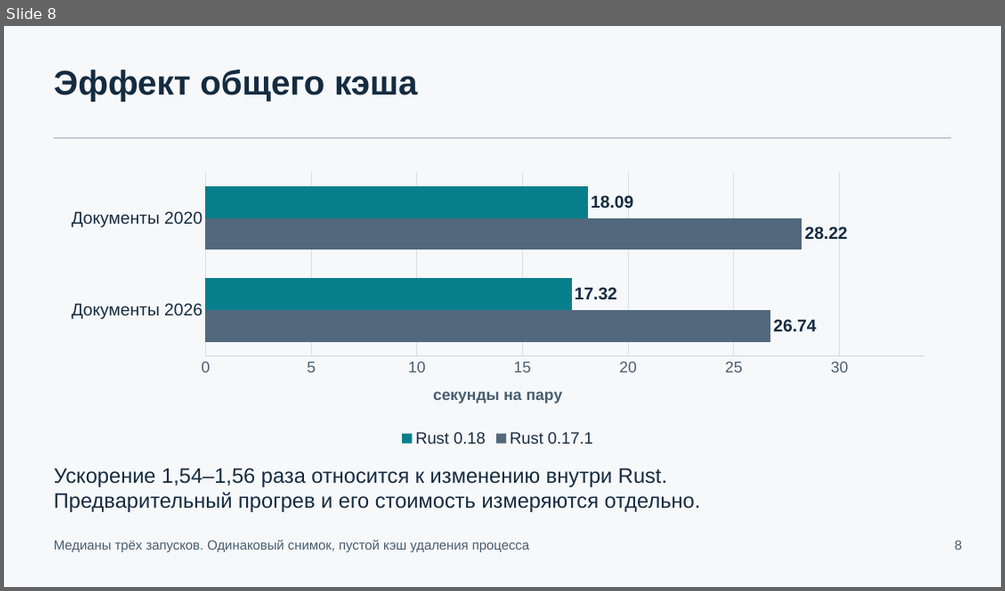
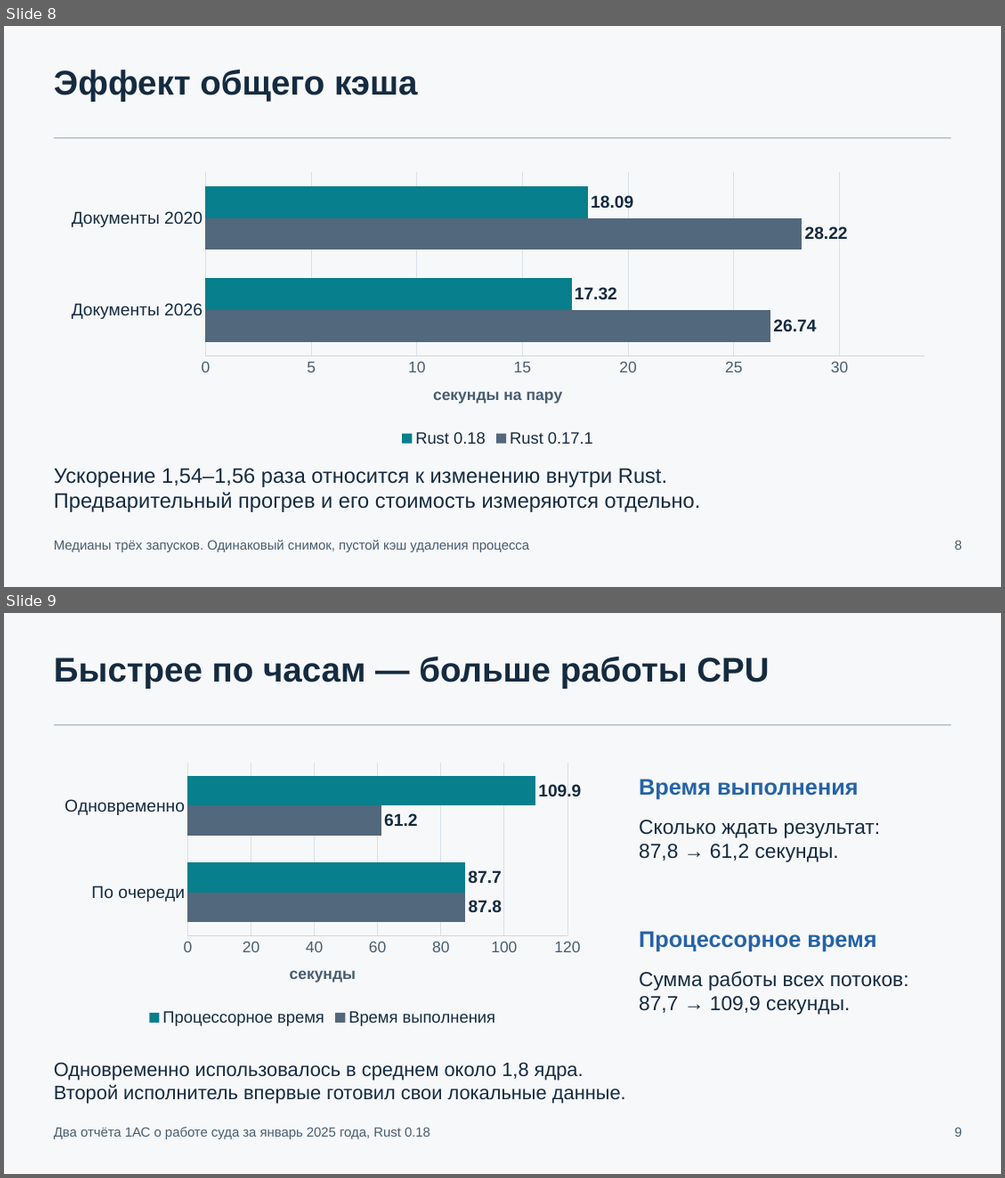
Before and after one commit to Hannabiann/codex-AIs, a slide deck: docs/presentations/codex-AIs-architecture-0.18.pptx. Shown one above the other, each under a label of ours: slide 8 before the commit, slides 8 and 9 after it. The pictures are 1005x591 and 1005x1178 pixels, drawn with LibreOffice and Linux fonts; fonts in the diff are those of the drawing. Boxes give left, top, right and bottom in pixels: in the first picture for what was removed or moved away, otherwise in the second. Text is boxed around its words. In the diff, an @@ line names an element or a change of style, - is before the commit and + after.

```diff
--- a/docs/presentations/codex-AIs-architecture-0.18.pptx
+++ b/docs/presentations/codex-AIs-architecture-0.18.pptx
@@ slide 9 added at <box>4,613,1001,1174</box>, background #F7F8FA @@
@@ text added at <box>54,657,769,689</box>, 33 pt, text #142B40, bold @@
+Быстрее по часам — больше работы CPU
@@ rectangle added at <box>54,724,952,725</box>, fill #A9B8C6 @@
@@ bar chart added at <box>54,757,591,1030</box> @@
+categories: По очереди, Одновременно
+Время выполнения: 87.8, 61.2
+Процессорное время: 87.7, 109.9
@@ text added at <box>639,779,858,800</box>, 21.8 pt, text #2563A6, bold @@
+Время выполнения
@@ text added at <box>639,819,880,862</box>, 19.5 pt, text #142B40 @@
+Сколько ждать результат:
+87,8 → 61,2 секунды.
@@ text added at <box>639,931,876,951</box>, 21.8 pt, text #2563A6, bold @@
+Процессорное время
@@ text added at <box>639,971,909,1014</box>, 19.5 pt, text #142B40 @@
+Сумма работы всех потоков:
+87,7 → 109,9 секунды.
@@ text added at <box>54,1062,626,1103</box>, 18.8 pt, text #142B40 @@
+Одновременно использовалось в среднем около 1,8 ядра.
+Второй исполнитель впервые готовил свои локальные данные.
@@ text added at <box>54,1127,430,1139</box>, 12.8 pt, text #465D70 @@
+Два отчёта 1АС о работе суда за январь 2025 года, Rust 0.18
@@ text added at <box>955,1127,962,1136</box>, 12.8 pt, text #465D70 @@
+9
```
Also in this commit, not shown: 3 slides changed, 8 other slides added, 3 slides removed, 4 other files.
